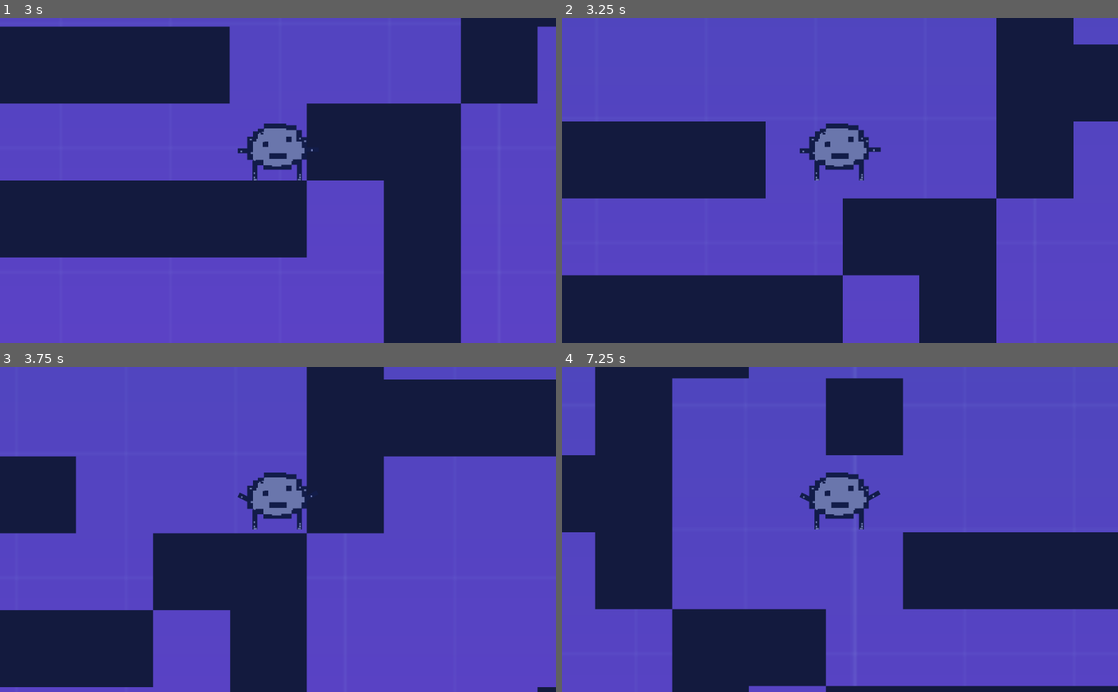
Above: before the commit, frames 1-4 (two rows, left to right).
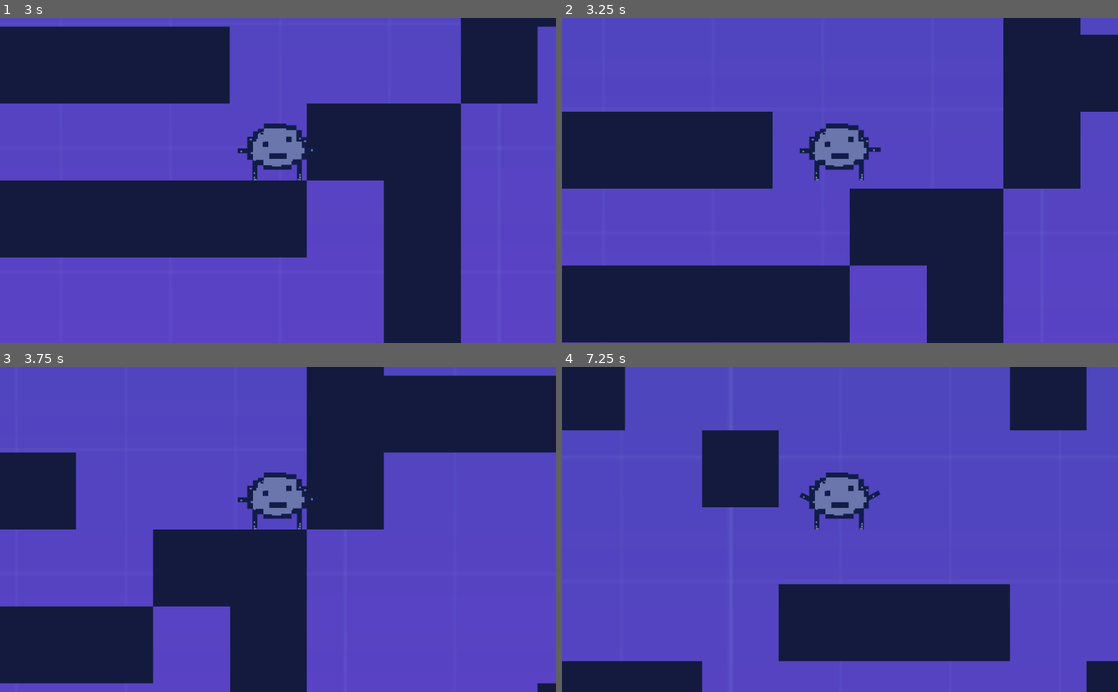
Above: after the commit, the same moments.

Repository: Ayazzi/GitHub
Game: Godot game, scene res://scr/Levels/LevelTemplate.tscn
Same seed, same stepped clock (60 frames per second), same inputs: the game is played once before the commit and once after it.
Inputs:
- Up to frame 1 (3 s): hold Right (move_right) 0.53-2.03 s; tap W (jump) at 0.77, 1.07, 1.52, 1.82 s; hold Left (move_left) 2.03-2.78 s; hold Right (move_right) from 2.78 s (still down)
- Up to frame 2 (3.25 s): keep holding Right (move_right); tap W (jump) at 3.02 s
- Up to frame 3 (3.75 s): keep holding Right (move_right); tap W (jump) at 3.32 s
- Up to frame 4 (7.25 s): tap W (jump) at 3.77, 4.07, 4.52, 4.82, 6.02, 6.32, 6.77, 7.07 s; release Right (move_right) at 4.28 s; hold Left (move_left) 4.28-5.03 s; hold Right (move_right) 5.03-5.78 s; hold Left (move_left) from 5.78 s (still down)

Frame 1 is identical in both runs. In frame 2, 8.8% of the frame differs, in the area x 0-100%, y 0-100%; in frame 3, 2.6%; in frame 4, 45%.

Commit message:
stop banging ur head against the ceiling, jart >:(

Diff:
--- a/project/project.godot
+++ b/project/project.godot
@@ -89,6 +89,7 @@
 "events": [ Object(InputEventKey,"resource_local_to_scene":false,"resource_name":"","device":0,"alt":false,"shift":false,"control":false,"meta":false,"command":false,"pressed":false,"scancode":87,"physical_scancode":0,"unicode":0,"echo":false,"script":null)
 , Object(InputEventJoypadButton,"resource_local_to_scene":false,"resource_name":"","device":0,"button_index":0,"pressure":0.0,"pressed":false,"script":null)
 , Object(InputEventKey,"resource_local_to_scene":false,"resource_name":"","device":0,"alt":false,"shift":false,"control":false,"meta":false,"command":false,"pressed":false,"scancode":16777232,"physical_scancode":0,"unicode":0,"echo":false,"script":null)
+, Object(InputEventKey,"resource_local_to_scene":false,"resource_name":"","device":0,"alt":false,"shift":false,"control":false,"meta":false,"command":false,"pressed":false,"scancode":32,"physical_scancode":0,"unicode":0,"echo":false,"script":null)
  ]
 }
 
--- a/project/scr/Actors/Player.gd
+++ b/project/scr/Actors/Player.gd
@@ -51,5 +51,7 @@
 		if velocity.y > 1000.0:
 			_animated_sprite.play("bigfall")
 	else:
-		if velocity.y == 0:
+		if is_on_floor(): # oder: if velocity.y == 0:
 			_animated_sprite.play("idle")
+	if is_on_ceiling():
+		_animated_sprite.play("ceilingspam")
--- a/project/scr/Actors/Player.tscn
+++ b/project/scr/Actors/Player.tscn
@@ -13,19 +13,24 @@
 "name": "idle",
 "speed": 5.0
 }, {
+"frames": [ ExtResource( 5 ) ],
+"loop": false,
+"name": "bigfall",
+"speed": 5.0
+}, {
 "frames": [ ExtResource( 4 ) ],
-"loop": true,
+"loop": false,
 "name": "fall",
 "speed": 5.0
 }, {
 "frames": [ ExtResource( 4 ), ExtResource( 1 ), ExtResource( 3 ) ],
 "loop": true,
 "name": "flappy",
-"speed": 20.0
+"speed": 22.0
 }, {
-"frames": [ ExtResource( 5 ) ],
-"loop": true,
-"name": "bigfall",
+"frames": [ ExtResource( 3 ) ],
+"loop": false,
+"name": "ceilingspam",
 "speed": 5.0
 } ]
 
@@ -37,7 +42,7 @@
 modulate = Color( 0.14902, 0.494118, 0.54902, 1 )
 position = Vector2( -0.5, -29.125 )
 scale = Vector2( 20, 20 )
-polygon = PoolVector2Array( 1.525, -0.79375, 1.525, 0.00625002, 1.275, 0.55625, 1.275, 1.45625, -1.275, 1.45625, -1.275, 0.60625, -1.525, 0.10625, -1.575, -0.79375, -1.275, -1.09375, -0.675, -1.49375, 0.425, -1.49375, 0.975, -1.39375, 1.275, -1.14375 )
+polygon = PoolVector2Array( 1.525, -0.79375, 1.525, 0.10625, 1.275, 0.55625, 1.275, 1.45625, -1.275, 1.45625, -1.275, 0.60625, -1.575, 0.15625, -1.575, -0.79375, -1.275, -1.09375, -0.675, -1.49375, 0.425, -1.49375, 0.975, -1.39375, 1.275, -1.14375 )
 
 [node name="Camera2D" type="Camera2D" parent="."]
 current = true
@@ -46,4 +51,4 @@
 position = Vector2( 0, -42 )
 scale = Vector2( 0.126877, 0.126877 )
 frames = SubResource( 2 )
-animation = "fall"
+animation = "ceilingspam"
Not shown, changed: project/scr/ani/egg_guy 1.png.import
Not shown, changed: project/scr/ani/egg_guy 2.png.import
Not shown, changed: project/scr/ani/egg_guy 3.png.import
Not shown, changed: project/scr/ani/egg_guy fall.png.import
Not shown, changed: project/scr/start-assets/tileset.png.import
Not shown, changed: project/epic2DplatformerFLAPPYMODE.pck
